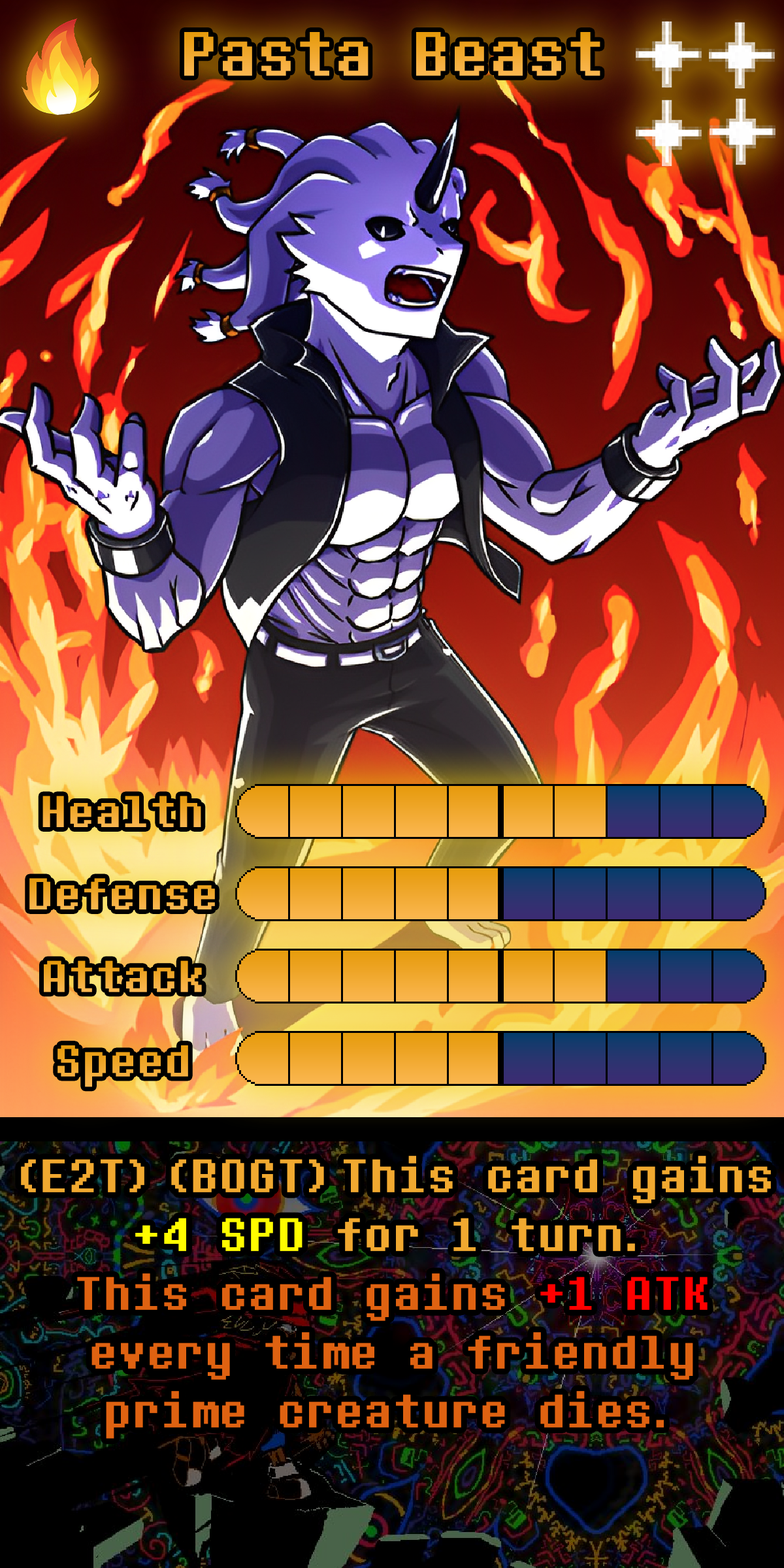
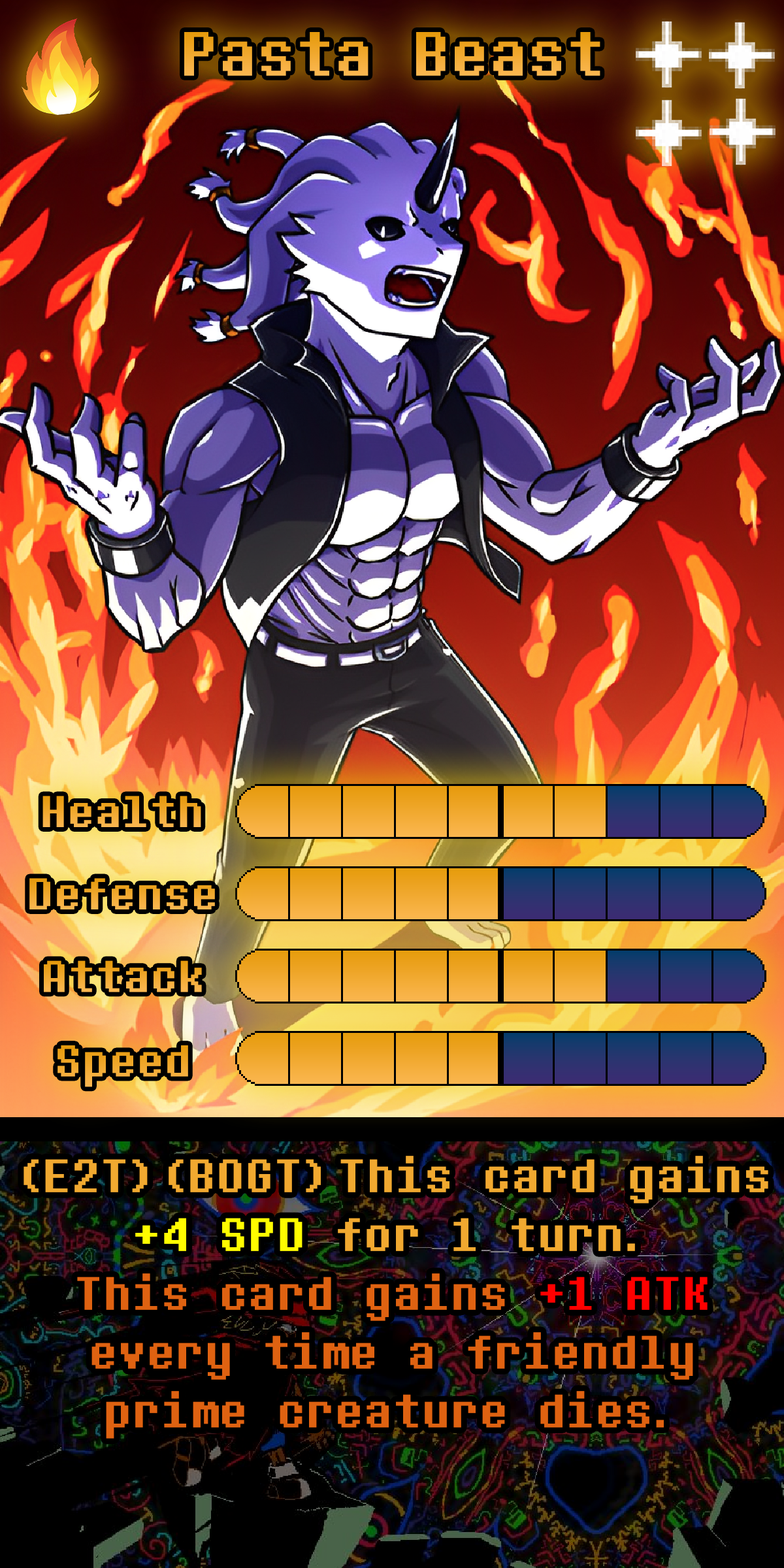
Two versions of the same layered image (784x1568). Layer-by-layer changes:
painted on "Ability" over (x1=20, y1=1155, x2=771, y2=1204)